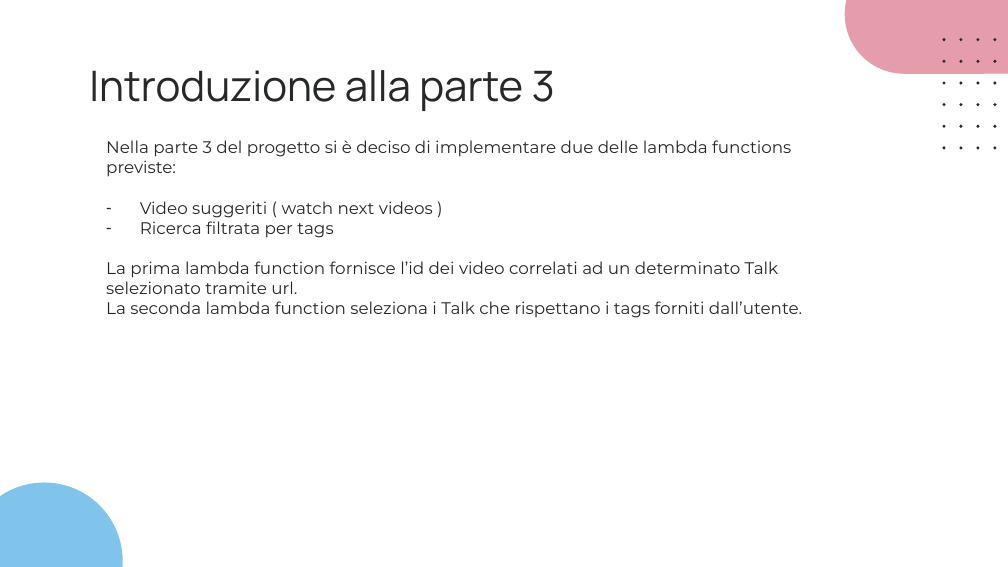
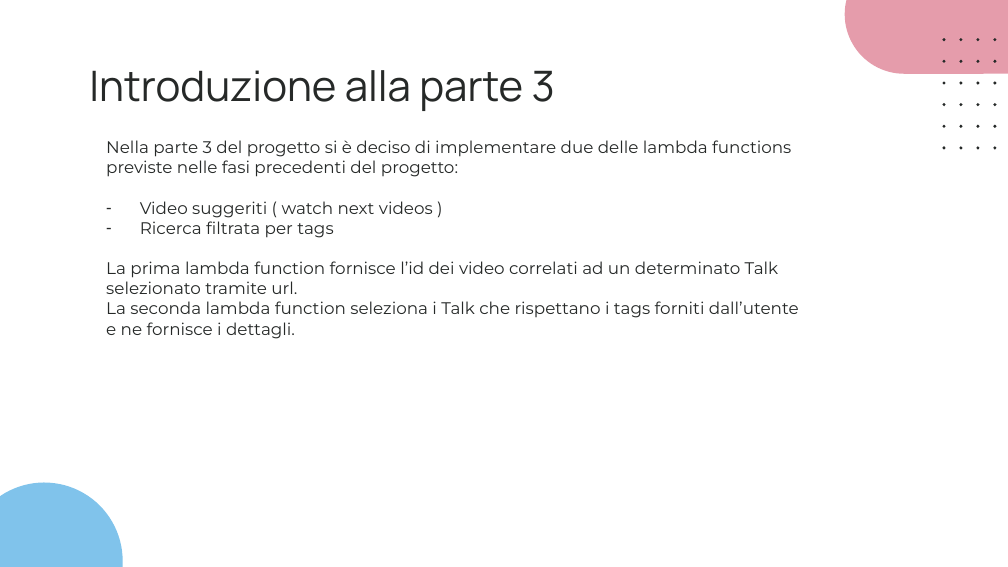
Before and after one commit to giotentori/unibg_cloud_and_mobile, a slide deck: slide 25 of Progetto_TCM/Progetto3.0/CommuniTEDx_3.0.pptx. Drawn at 1008x567 pixels with LibreOffice and Linux fonts; fonts in the diff are those of the drawing. Boxes give left, top, right and bottom in pixels: in the first picture for what was removed or moved away, otherwise in the second. Text is boxed around its words. In the diff, an @@ line names an element or a change of style, - is before the commit and + after.

```diff
--- a/Progetto_TCM/Progetto3.0/CommuniTEDx_3.0.pptx
+++ b/Progetto_TCM/Progetto3.0/CommuniTEDx_3.0.pptx
@@ text at [106, 140, 791, 177]: text changed @@
-Nella parte 3 del progetto si è deciso di implementare due delle lambda functions previste:
+Nella parte 3 del progetto si è deciso di implementare due delle lambda functions previste nelle fasi precedenti del progetto:
@@ text at [106, 301, 799, 339]: text changed @@
-La seconda lambda function seleziona i Talk che rispettano i tags forniti dall’utente.
+La seconda lambda function seleziona i Talk che rispettano i tags forniti dall’utente
+e ne fornisce i dettagli.
```
Also in this commit, not shown: 5 other slides changed, 11 slides added, 5 other files.
